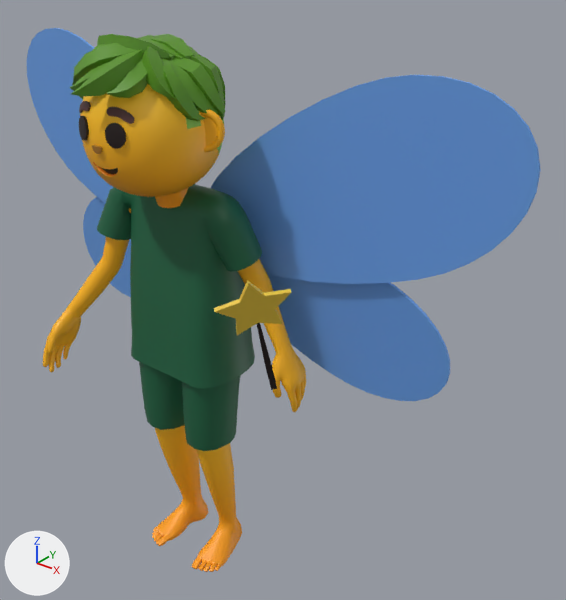
An edit to the glTF model assets/3D/gltf/fairy.gltf, drawn before and after from the same camera.
Rendered twice from a camera (50 mm lens) standing at (1.79, -1.62, 1.31) and looking at (0.26, 0.3, 0.12). The lights are fixed; the arrows at lower left show +X, +Y and +Z. Where no turn or scale is listed for an object, it has been applied to the vertices. Vertices at the same position are counted once.
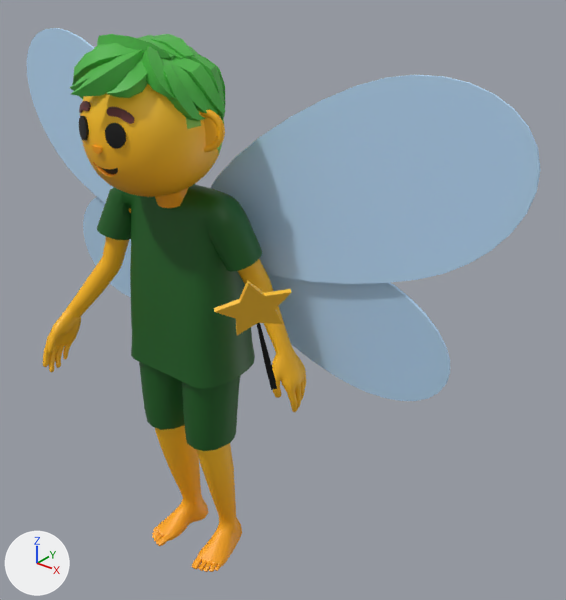
Changed parts and their boxes [x1, y1, x2, y2] in the pictures (566 x 600 px):
'Circle.1004', recoloured, surface changed
    both: [27, 28, 541, 401]
'Cube.560', recoloured, surface changed
    both: [70, 34, 225, 121]
'Circle.1006', recoloured
    both: [92, 145, 103, 154]
part 1 of me_circle_1090, recoloured
    both: [95, 208, 306, 452]
part 2 of me_circle_1090, recoloured
    both: [97, 187, 262, 451]

The change, as a diff of the scene's bpy script:
```diff
--- a/assets/3D/gltf/fairy.gltf.py
+++ b/assets/3D/gltf/fairy.gltf.py
@@ me_circle_1090 @@
 me_circle_1090.from_pydata(...)  # 4654 vertices, 9140 faces; spans x -0.435..0.433, y -0.243..0.246, z -0.949..0.538
 # used by ob_circle_1003; location = (0.0, 0.0, 0.0)
+# me_circle_1090 part 1: 7390 faces spanning x -0.435..0.433, y -0.243..0.234, z -0.949..0.451 switch from mat_yellow_body (picture img_rectangle_863) to mat_color (picture img_tex2)
+# me_circle_1090 part 2: 1750 faces spanning x -0.321..0.311, y -0.048..0.246, z -0.402..0.538 switch from mat_dkgreen (dark green #196140) to mat_color (picture img_tex2)
@@ me_circle_1091 @@
 me_circle_1091.from_pydata(...)  # 255 vertices, 496 faces; spans x -1.09..1.09, y 0.18..0.36, z -0.14..0.94
 # used by ob_circle_1004; location = (0.0, 0.0, 0.0)
-me_circle_1091.materials.append(mat_lightblue)  # blue #699fe7
+# me_circle_1091 part 3: texture (UV) coordinates of 496 of 496 faces, centred in x -1.09..1.09, y 0.18..0.36, z -0.14..0.94, changed; they spanned u 0.0..0.0, v 0.0..0.0 and now span u 0.73..0.73, v 0.52..0.52
+me_circle_1091.materials.append(mat_color)  # picture img_tex2
@@ me_circle_1094 @@
 me_circle_1094.from_pydata(...)  # 1156 vertices, 2304 faces; spans x -0.101..0.101, y -0.227..-0.199, z 0.73..0.8
-me_circle_1094.materials.append(mat_dkbrown)  # black #190806
+me_circle_1094.materials.append(mat_color)  # picture img_tex2
@@ me_circle_1095 @@
 me_circle_1095.from_pydata(...)  # 306 vertices, 608 faces; spans x -0.0189..0.0194, y -0.2314..-0.2213, z 0.7044..0.7268
-me_circle_1095.materials.append(mat_light_brown)  # brown #a26f1f
+me_circle_1095.materials.append(mat_color)  # picture img_tex2
@@ me_cube_751 @@
 me_cube_751.from_pydata(...)  # 566 vertices, 1044 faces; spans x -0.227..0.219, y -0.28..0.222, z 0.715..1.015
 # used by ob_cube_560; location = (0.0, 0.0, 0.0)
-me_cube_751.materials.append(mat_green_body)  # picture img_rectangle_3
+# me_cube_751 part 4: texture (UV) coordinates changed
+me_cube_751.materials.append(mat_color)  # picture img_tex2
@@ me_cylinder_045 @@
 me_cylinder_045.from_pydata(...)  # 1924 vertices, 3840 faces; spans x -0.251..0.251, y -0.031..0.045, z 0.692..0.821
 # used by ob_cylinder_044; location = (0.0, 0.0, 0.0)
-me_cylinder_045.materials.append(mat_yellow_body)  # picture img_rectangle_863
+# me_cylinder_045 part 5: texture (UV) coordinates changed
+me_cylinder_045.materials.append(mat_color)  # picture img_tex2
```
